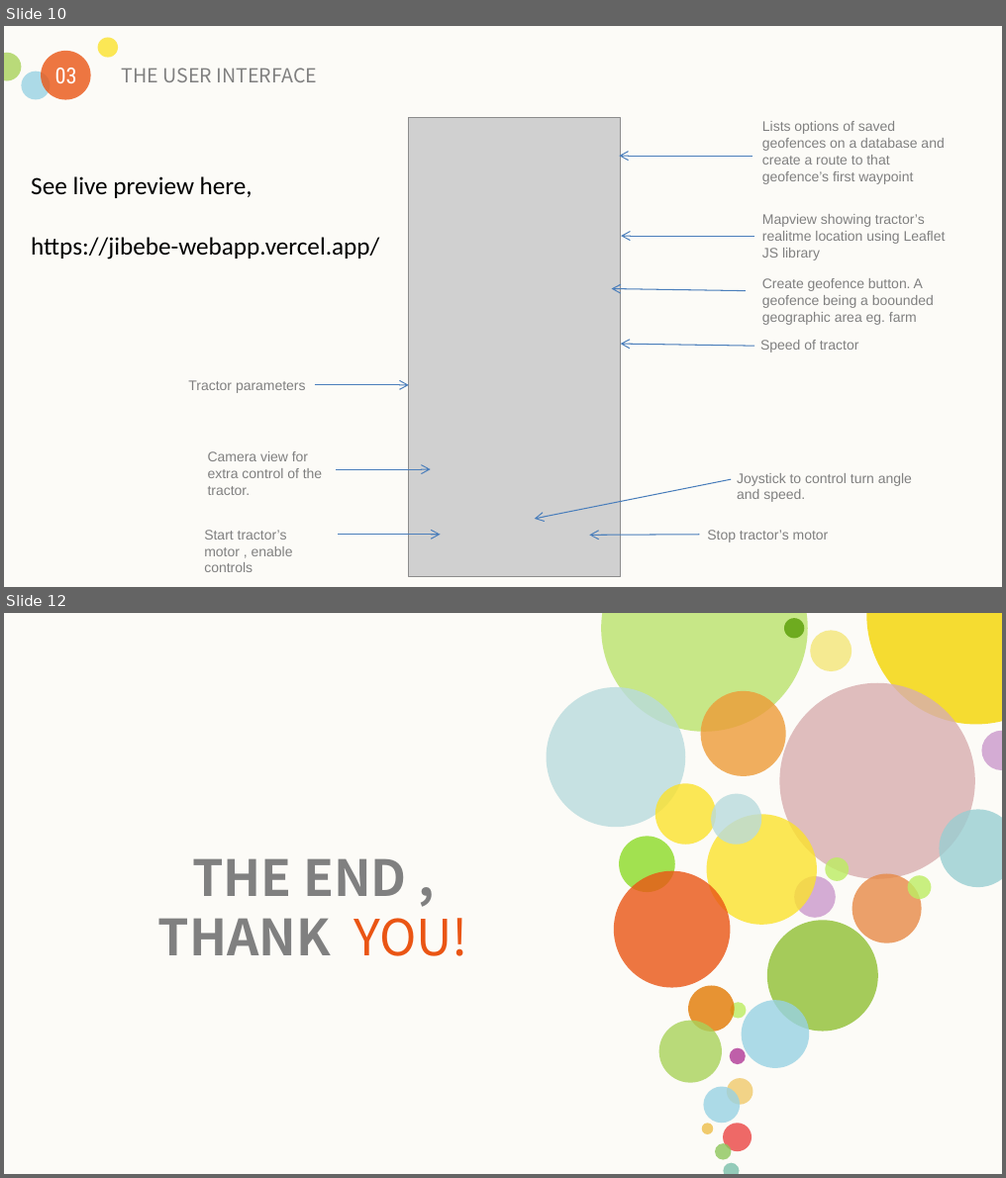
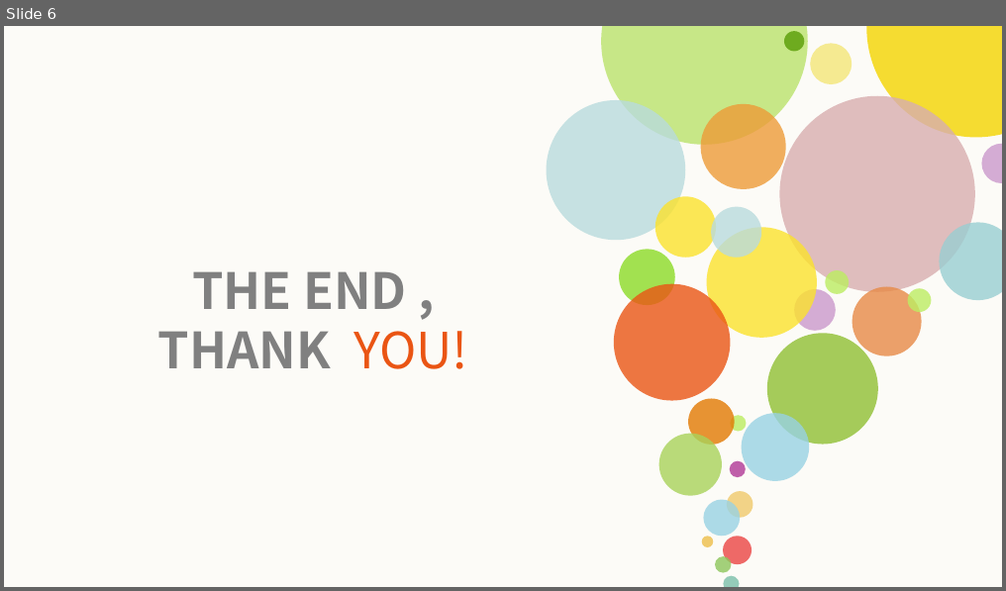
Before and after one commit to jibebe-jkuat/internship2023, a slide deck: electrical/Week 10 progress report.pptx. Shown one above the other, each under a label of ours: slides 10 and 12 before the commit, slide 6 after it; the slides between them are not shown. The pictures are 1006x1178 and 1006x591 pixels, drawn with LibreOffice and Linux fonts; fonts in the diff are those of the drawing; grey boxes stand for pictures. Boxes give left, top, right and bottom in pixels: in the first picture for what was removed or moved away, otherwise in the second. Text is boxed around its words. In the diff, an @@ line names an element or a change of style, - is before the commit and + after.

```diff
--- a/electrical/Week 10 progress report.pptx
+++ b/electrical/Week 10 progress report.pptx
@@ slide 10 removed at <box>4,26,1002,587</box>, background #FCFBF7 @@
@@ ellipse removed at <box>4,53,21,81</box> @@
@@ ellipse removed at <box>41,51,91,100</box> @@
@@ ellipse removed at <box>98,37,118,57</box> @@
@@ ellipse removed at <box>21,71,50,100</box> @@
@@ text removed at <box>55,68,77,83</box> @@
-03
@@ text removed at <box>122,68,318,82</box> @@
-THE USER INTERFACE
@@ picture removed at <box>408,118,620,576</box> @@
@@ text removed at <box>762,121,944,184</box> @@
-Lists options of saved geofences on a database and create a route to that geofence’s first waypoint
@@ arrow removed from (752, 156) to (619, 156) @@
@@ text removed at <box>31,176,379,260</box> @@
-See live preview here,
-https://jibebe-webapp.vercel.app/
@@ text removed at <box>762,214,945,261</box> @@
-Mapview showing tractor’s realitme location using Leaflet JS library
@@ arrow removed from (754, 236) to (621, 236) @@
@@ arrow removed from (746, 290) to (612, 288) @@
@@ text removed at <box>762,278,934,325</box> @@
-Create geofence button. A geofence being a boounded geographic area eg. farm
@@ arrow removed from (754, 346) to (621, 344) @@
@@ text removed at <box>760,340,859,353</box> @@
-Speed of tractor
@@ text removed at <box>188,380,306,393</box> @@
-Tractor parameters
@@ arrow removed from (314, 385) to (409, 385) @@
@@ text removed at <box>208,452,322,495</box> @@
-Camera view for extra control of the tractor.
@@ arrow removed from (337, 470) to (430, 470) @@
@@ arrow removed from (731, 479) to (535, 519) @@
@@ text removed at <box>737,473,912,502</box> @@
-Joystick to control turn angle and speed.
@@ text removed at <box>204,530,293,572</box> @@
-Start tractor’s motor , enable controls
@@ text removed at <box>707,530,829,543</box> @@
-Stop tractor’s motor
@@ arrow removed from (339, 535) to (440, 535) @@
@@ arrow removed from (700, 535) to (590, 535) @@
@@ what was slide 12 is now slide 6 @@
```
Also in this commit, not shown: 5 slides changed, 6 other slides removed.
